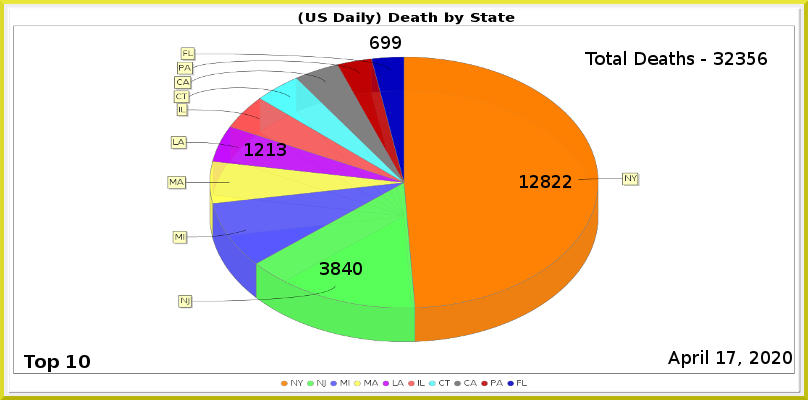
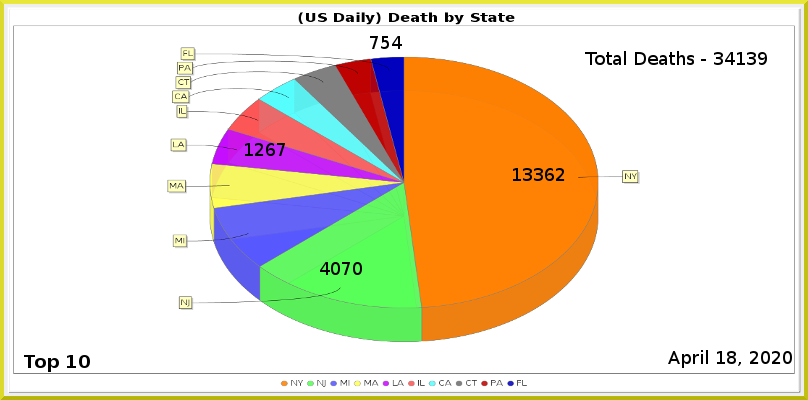
Two versions of the same layered image (808×400). Layer-by-layer changes:
painted on "Least" over [370, 36, 402, 49]
painted on "LA" over [266, 143, 286, 156]
painted on "NJ" over [320, 262, 352, 275]
painted on "NY" over [513, 168, 572, 188]
renamed "Total Deaths - 32356" to "Total Deaths - 34139", painted on it over [725, 52, 767, 65]
painted on "Current Date" over [727, 351, 736, 364]
painted on "Death_by_State.png" over [167, 47, 640, 387]
